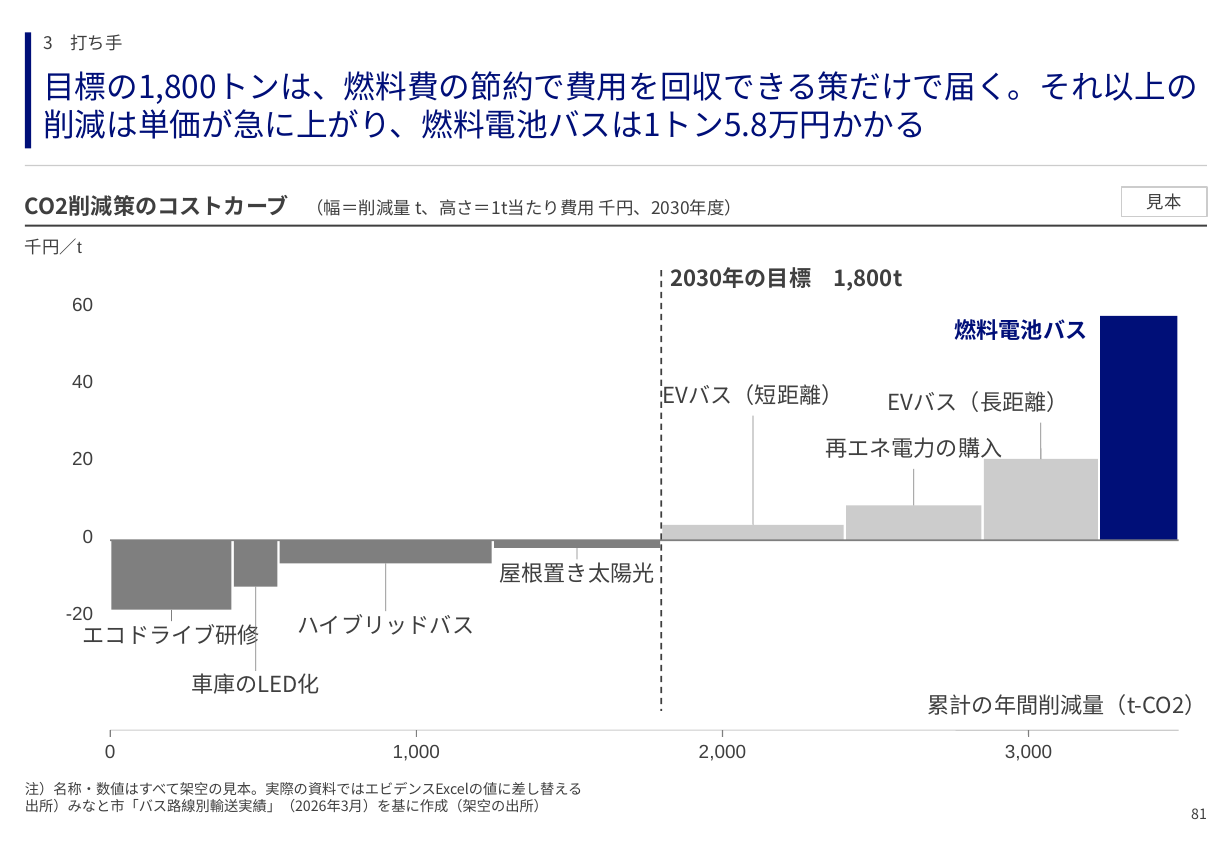
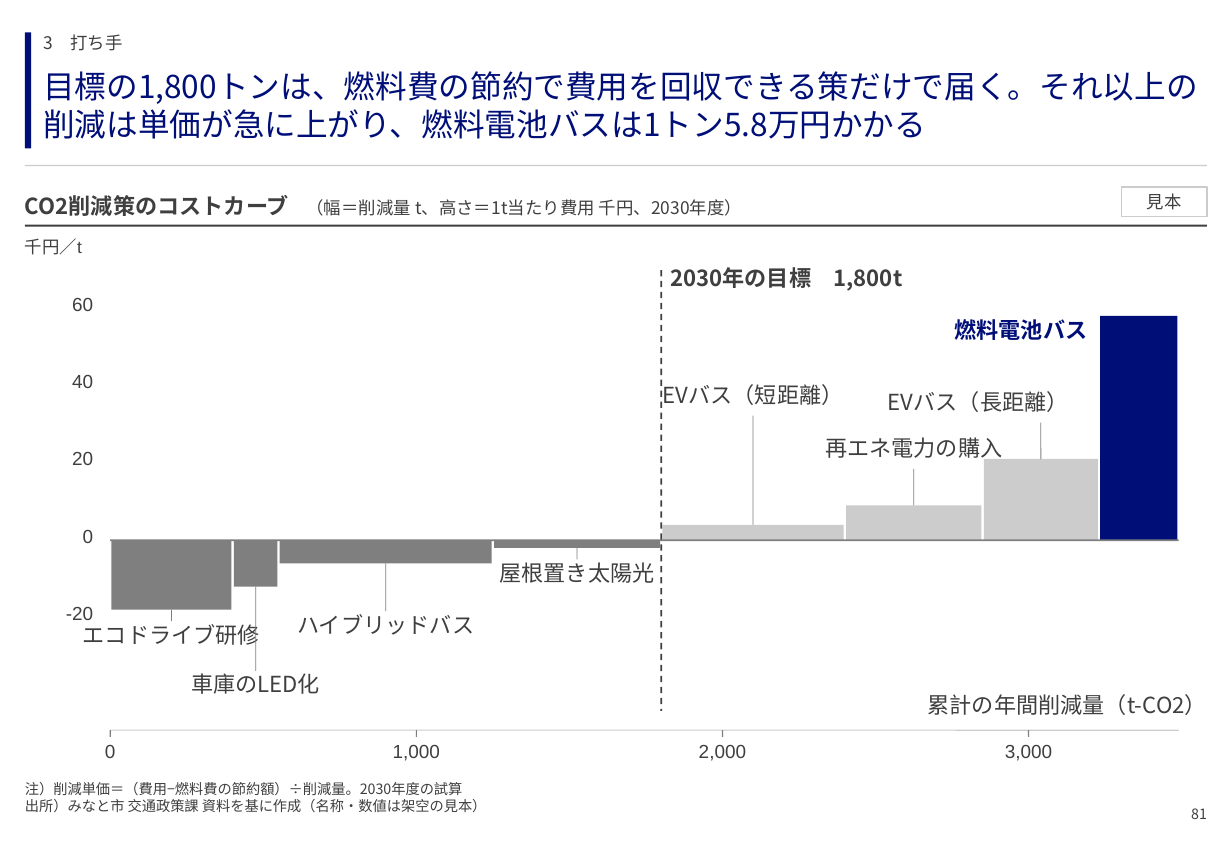
Before and after one commit to GontaHH/slide_builder, a slide deck: slide 81 of patterns/pattern-deck.pptx. Drawn at 1232x853 pixels with LibreOffice and Linux fonts; fonts in the diff are those of the drawing. Boxes give left, top, right and bottom in pixels: in the first picture for what was removed or moved away, otherwise in the second. Text is boxed around its words. In the diff, an @@ line names an element or a change of style, - is before the commit and + after.

```diff
--- a/patterns/pattern-deck.pptx
+++ b/patterns/pattern-deck.pptx
@@ text at (25, 782, 487, 812): text changed @@
-注）名称・数値はすべて架空の見本。実際の資料ではエビデンスExcelの値に差し替える
-出所）みなと市「バス路線別輸送実績」（2026年3月）を基に作成（架空の出所）
+注）削減単価＝（費用−燃料費の節約額）÷削減量。2030年度の試算
+出所）みなと市 交通政策課 資料を基に作成（名称・数値は架空の見本）
```
Also in this commit, not shown: 78 other slides changed, 2 other files.
